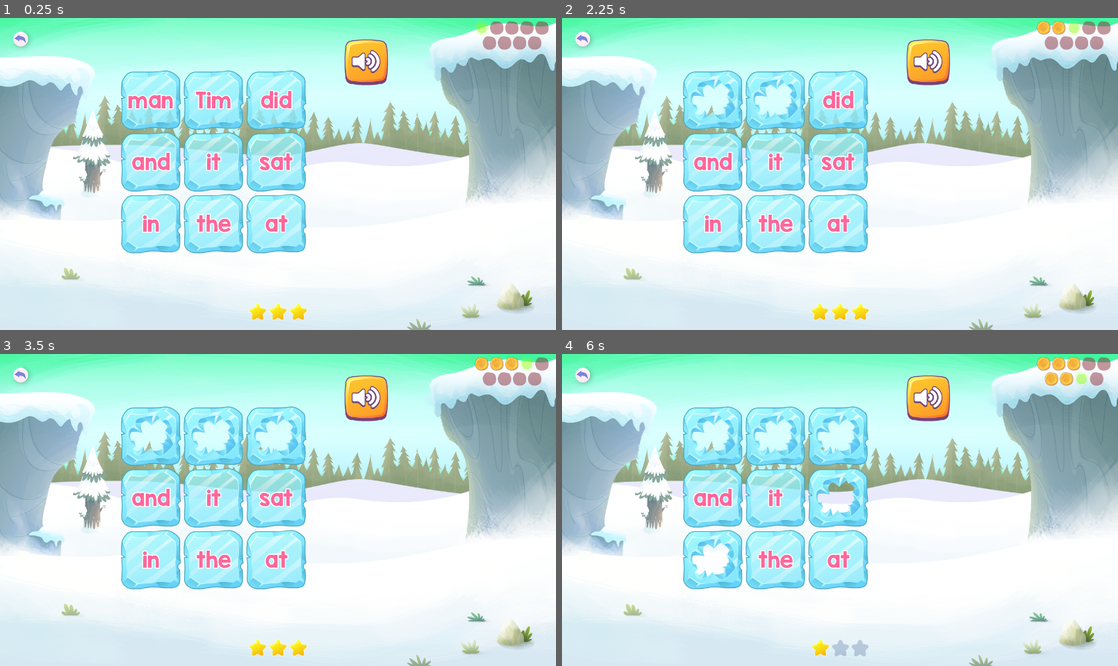
Above: before the commit, frames 1-4 (two rows, left to right).
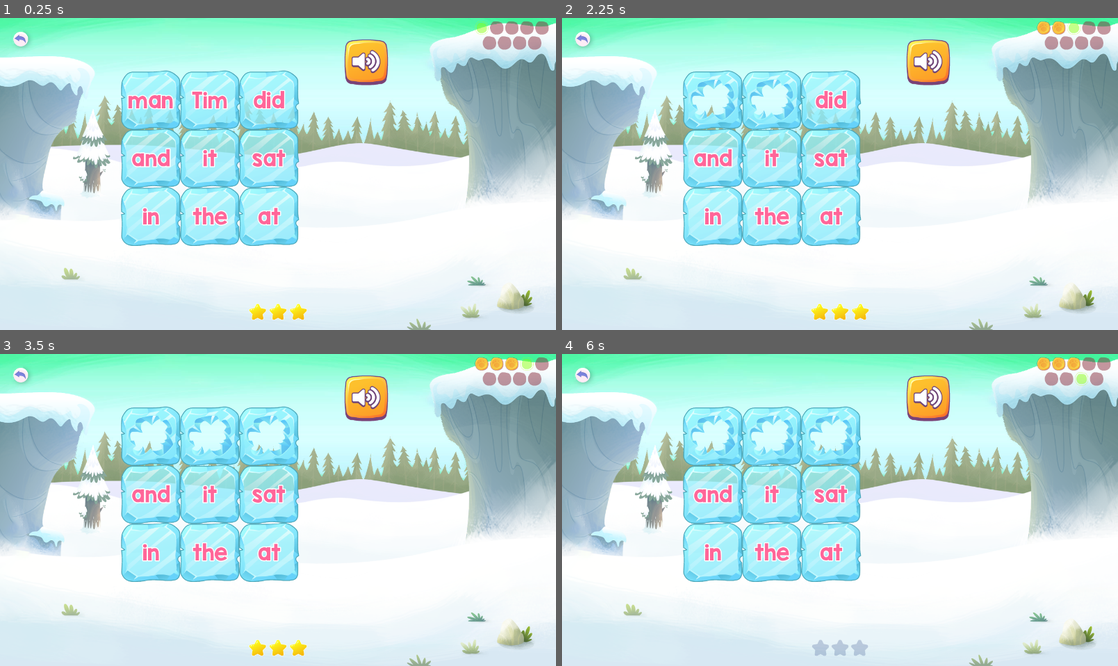
Above: after the commit, the same moments.

Repository: anatolbogun/knock-it-down-godot-port
Game: Godot game, scene res://src/game_states/main_game_state.tscn
Two runs of this game, one before a commit and one after it. Both use one fixed random seed, a clock stepped at 60 frames per second and the inputs below.
Inputs (mouse positions are in pixels of both pictures, inside the frame that each line leads up to):
- Up to frame 1 (0.25 s): no input
- Up to frame 2 (2.25 s): click (928, 61) at 0.5 s; click "man" at 1.25 s; click "Tim" at 2 s
- Up to frame 3 (3.5 s): click "did" at 2.75 s
- Up to frame 4 (6 s): click "and" at 3.5 s; click "it" at 4.25 s; click "sat" at 5 s; click "in" at 5.75 s

The runs differ from the first frame. In frame 1, 11% of the frame differs, in the area x 21-56%, y 16-76%; in frame 2, 11%; in frame 3, 10%; in frame 4, 11%, in the area x 21-92%, y 6-97%.

Commit message:
changed some CamelCases to snake_style

Diff:
--- a/src/actors/lives.gd
+++ b/src/actors/lives.gd
@@ -7,23 +7,23 @@
 signal life_removed()
 
 
-@export var numLives:int = 3 :
+@export var num_lives:int = 3 :
 	set(value):
-		numLives = value
+		num_lives = value
 		reset()
 
-@export_file() var lifeTexture:String
-@export_file() var deathTexture:String
+@export_file() var life_texture:String
+@export_file() var death_texture:String
 
 ## number of lives left
-var livesLeft:int :
+var lives_left:int :
 	get:
 		return get_children().filter(
 			func (child:Node) -> bool: return child.get_meta("status") == STATUS_ALIVE
 		).size()
 
 ## number of total lives (lives + deaths)
-var totalLives: int :
+var total_lives: int :
 	get:
 		return get_children().filter(
 			func (child:Node) -> bool:
@@ -46,42 +46,42 @@
 	for child in get_children():
 		child.queue_free()
 
-	for numLife in numLives:
+	for num_life in num_lives:
 		add_life()
 
 ## adds a life by either changing a dead life into an alive life, or by adding an extra life
 func add_life() -> void:
-	var deadLives:Array[Node] = get_children().filter(
+	var dead_lives:Array[Node] = get_children().filter(
 		func (child:Node) -> bool: return child.get_meta("status") == STATUS_DEAD
 	) as Array[Node]
 
 	var _life:TextureRect
 
-	if deadLives.is_empty():
+	if dead_lives.is_empty():
 		_life = TextureRect.new()
 		add_child(_life)
 	else:
-		_life = deadLives.front() as TextureRect
+		_life = dead_lives.front() as TextureRect
 
 	_life.set_meta("status", STATUS_ALIVE)
-	_life.texture = load(lifeTexture) as Texture2D
+	_life.texture = load(life_texture) as Texture2D
 
 	life_added.emit()
 
 ## removes a life and emits the died signal if all lives are gone
 func remove_life() -> void:
-	var aliveLives:Array[Node] = get_children().filter(
+	var alive_lives:Array[Node] = get_children().filter(
 		func (child:Node) -> bool: return child.get_meta("status") == STATUS_ALIVE
 	) as Array[Node]
 
-	if aliveLives.is_empty():
+	if alive_lives.is_empty():
 		return
 
-	var _life: = aliveLives.back() as Node
+	var _life: = alive_lives.back() as Node
 	_life.set_meta("status", STATUS_DEAD)
-	_life.texture = load(deathTexture) as Texture2D
+	_life.texture = load(death_texture) as Texture2D
 
 	life_removed.emit()
 
-	if aliveLives.size() <= 1:
+	if alive_lives.size() <= 1:
 		died.emit()
--- a/src/actors/rounds.gd
+++ b/src/actors/rounds.gd
@@ -2,30 +2,30 @@
 
 extends HFlowContainer
 
-signal all_completed(numTotal:int, numPassed: int, numFailed: int)
+signal all_completed(num_total:int, num_passed: int, num_failed: int)
 signal round_completed(passed: bool)
 
 
-@export var numRounds:int = 10 :
+@export var num_rounds:int = 10 :
 	set(value):
-		numRounds = value
+		num_rounds = value
 		reset()
 
-@export_file() var roundTexture:String
-@export_file() var roundCurrentTexture:String
-@export_file() var roundPassTexture:String
+@export_file() var round_texture:String
+@export_file() var round_current_texture:String
+@export_file() var round_pass_texture:String
 
 ## returns the index of the current round (zero-indexed)
-var currentRound:int :
+var current_round:int :
 	get:
-		var incompleteRounds:Array[Node] = get_children().filter(
+		var incomplete_rounds:Array[Node] = get_children().filter(
 			func (child:Node) -> bool: return child.get_meta("status") == STATUS_INCOMPLETE
 		) as Array[Node]
 
-		if incompleteRounds.is_empty():
+		if incomplete_rounds.is_empty():
 			return -1
 
-		return get_children().find(incompleteRounds.front())
+		return get_children().find(incomplete_rounds.front())
 
 const STATUS_INCOMPLETE:int = 0
 const STATUS_PASSED:int = 1
@@ -48,33 +48,33 @@
 	for child in get_children():
 		child.queue_free()
 
-	for numRound in numRounds:
+	for num_round in num_rounds:
 		var _round: = TextureRect.new()
 		_round.set_meta("status", STATUS_INCOMPLETE)
-		_round.texture = load(roundCurrentTexture if numRound == 0 else roundTexture) as Texture2D
+		_round.texture = load(round_current_texture if num_round == 0 else round_texture) as Texture2D
 		add_child(_round)
 
 func next_round(passed:bool) -> void:
-	var incompleteRounds:Array[Node] = get_children().filter(
+	var incomplete_rounds:Array[Node] = get_children().filter(
 		func (child:Node) -> bool: return child.get_meta("status") == STATUS_INCOMPLETE
 	) as Array[Node]
 
-	if incompleteRounds.is_empty():
+	if incomplete_rounds.is_empty():
 		return
 
-	var _round: = incompleteRounds.front() as TextureRect
+	var _round: = incomplete_rounds.front() as TextureRect
 
 	if passed:
 		_round.set_meta("status", STATUS_PASSED)
-		_round.texture = load(roundPassTexture) as Texture2D
+		_round.texture = load(round_pass_texture) as Texture2D
 	else:
 		_round.set_meta("status", STATUS_FAILED)
-		_round.texture = load(roundTexture) as Texture2D
+		_round.texture = load(round_texture) as Texture2D
 
 	round_completed.emit(passed)
 
-	if incompleteRounds.size() > 1:
-		incompleteRounds[1].texture = load(roundCurrentTexture) as Texture2D
+	if incomplete_rounds.size() > 1:
+		incomplete_rounds[1].texture = load(round_current_texture) as Texture2D
 	else:
 		_all_completed()
 
--- a/src/actors/words.tscn
+++ b/src/actors/words.tscn
@@ -9,4 +9,3 @@
 theme = ExtResource("3_ericr")
 columns = 3
 script = ExtResource("1_nvaax")
-correct_texture = null
--- a/src/game_states/main_game_state.gd
+++ b/src/game_states/main_game_state.gd
@@ -30,20 +30,16 @@
 		$AudioStreamPlayer.play()
 
 func _on_words_word_clicked(word:String, button:TextureButton, label:Label) -> void:
-	# CONTINUE HERE: we need a better round counting and only proceed to the next round when the
-	# correct word was selected, but remember if it was selected on the first attempt, otherwise
-	# fail the round
-
-	# Also, handle when you run out of lives.
-
 	if word == target.word:
 		button.disabled = true
 		label.queue_free()
-		next_round()
 		$Control/Rounds.pass_round()
 	else:
 		$Control/Rounds.fail_round()
 		$Control/Lives.remove_life()
+
+	if $Control/Lives.lives_left > 0:
+		next_round()
 
 func next_round() -> void:
 	var next_word = words.pop_back()
@@ -57,3 +53,7 @@
 
 func game_over() -> void:
 	print("Game over")
+
+
+func _on_lives_died() -> void:
+	print("You died.")
--- a/src/game_states/main_game_state.tscn
+++ b/src/game_states/main_game_state.tscn
@@ -68,16 +68,17 @@
 offset_right = -8.0
 offset_bottom = 88.0
 grow_horizontal = 0
-numRounds = 9
-roundCurrentTexture = "res://assets/spritesheets/common.sprites/counter_dot_3.tres"
-roundPassTexture = "res://assets/spritesheets/common.sprites/counter_dot_1.tres"
+num_rounds = 9
+round_texture = "res://assets/spritesheets/common.sprites/counter_dot_2.tres"
+round_current_texture = "res://assets/spritesheets/common.sprites/counter_dot_3.tres"
+round_pass_texture = "res://assets/spritesheets/common.sprites/counter_dot_1.tres"
 
 [node name="Lives" parent="Control" instance=ExtResource("8_n8msl")]
 layout_mode = 1
 offset_top = -66.0
 offset_bottom = -16.0
-lifeTexture = "res://assets/spritesheets/lives.sprites/life.tres"
-deathTexture = "res://assets/spritesheets/lives.sprites/death.tres"
+life_texture = "res://assets/spritesheets/lives.sprites/life.tres"
+death_texture = "res://assets/spritesheets/lives.sprites/death.tres"
 
 [node name="Words" parent="Control" instance=ExtResource("10_chyh8")]
 layout_mode = 1
@@ -88,6 +89,8 @@
 anchor_bottom = 0.166667
 offset_right = 458.0
 offset_bottom = 452.0
+theme_override_constants/h_separation = -5
+theme_override_constants/v_separation = -5
 words = Array[String](["and", "at", "did", "in", "it", "man", "sat", "the", "Tim"])
 texture = "res://assets/spritesheets/assets.sprites/iceBlock.tres"
 correct_texture = "res://assets/spritesheets/assets.sprites/iceBlockDestroyed.tres"
@@ -97,4 +100,5 @@
 script = ExtResource("9_fsder")
 
 [connection signal="pressed" from="Control/AudioButton" to="." method="_on_audio_button_pressed"]
+[connection signal="died" from="Control/Lives" to="." method="_on_lives_died"]
 [connection signal="word_clicked" from="Control/Words" to="." method="_on_words_word_clicked"]
